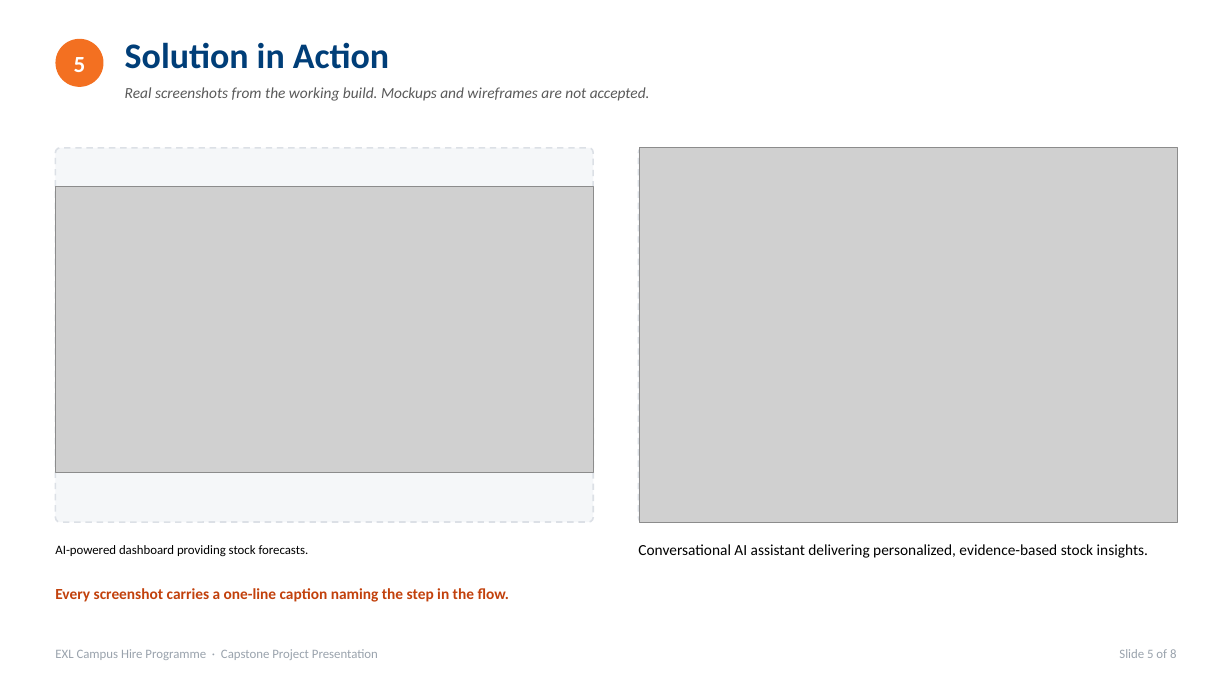
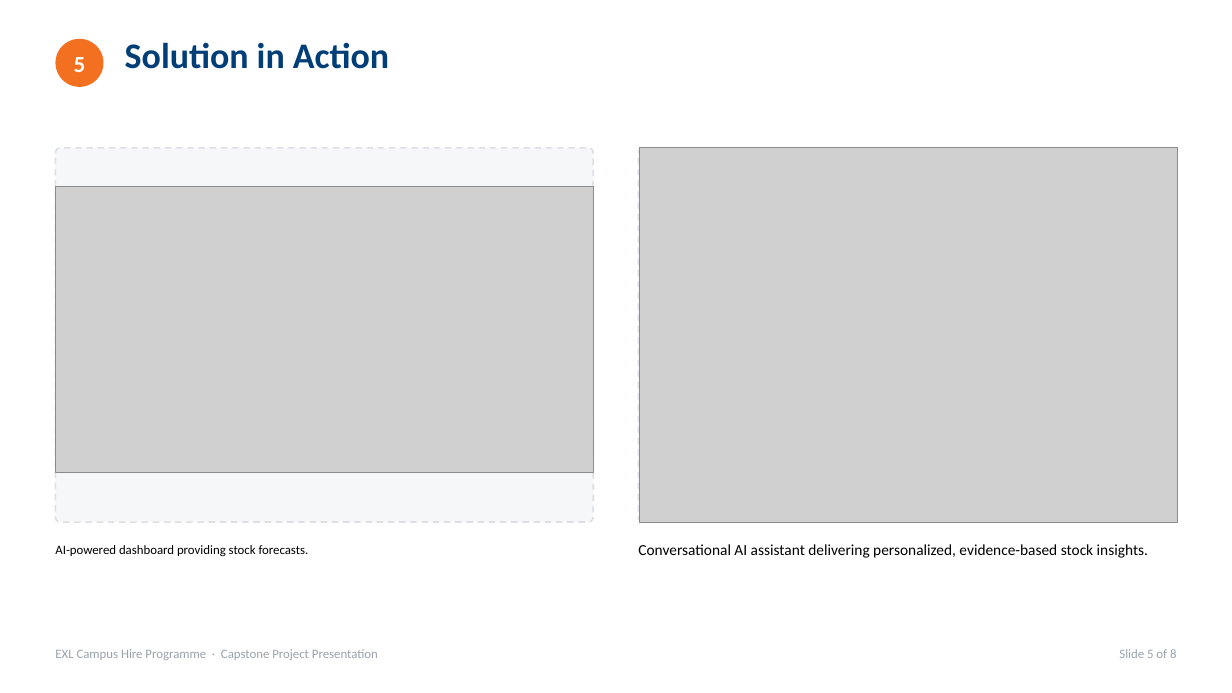
Before and after one commit to Sandeep9687/IPL-Model, a slide deck: slide 5 of hunters_stockSenseAI.pptx. Drawn at 1232x693 pixels with LibreOffice and Linux fonts; fonts in the diff are those of the drawing; grey boxes stand for pictures. Boxes give left, top, right and bottom in pixels: in the first picture for what was removed or moved away, otherwise in the second. Text is boxed around its words. In the diff, an @@ line names an element or a change of style, - is before the commit and + after.

```diff
--- a/hunters_stockSenseAI.pptx
+++ b/hunters_stockSenseAI.pptx
@@ text removed at [125, 87, 650, 101] @@
-Real screenshots from the working build. Mockups and wireframes are not accepted.
@@ text removed at [55, 588, 509, 602] @@
-Every screenshot carries a one-line caption naming the step in the flow.
```
Also in this commit, not shown: 4 other slides changed.
